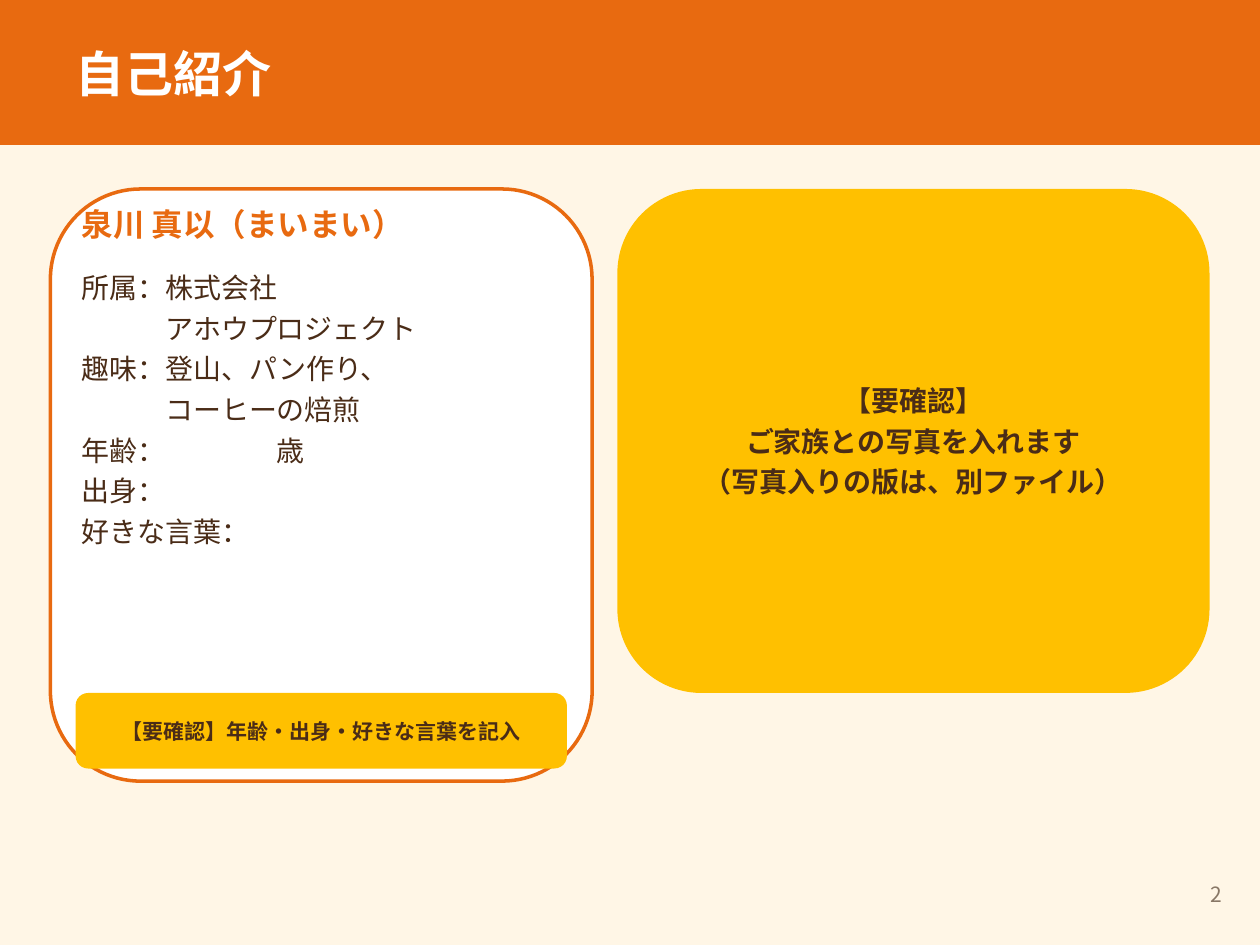
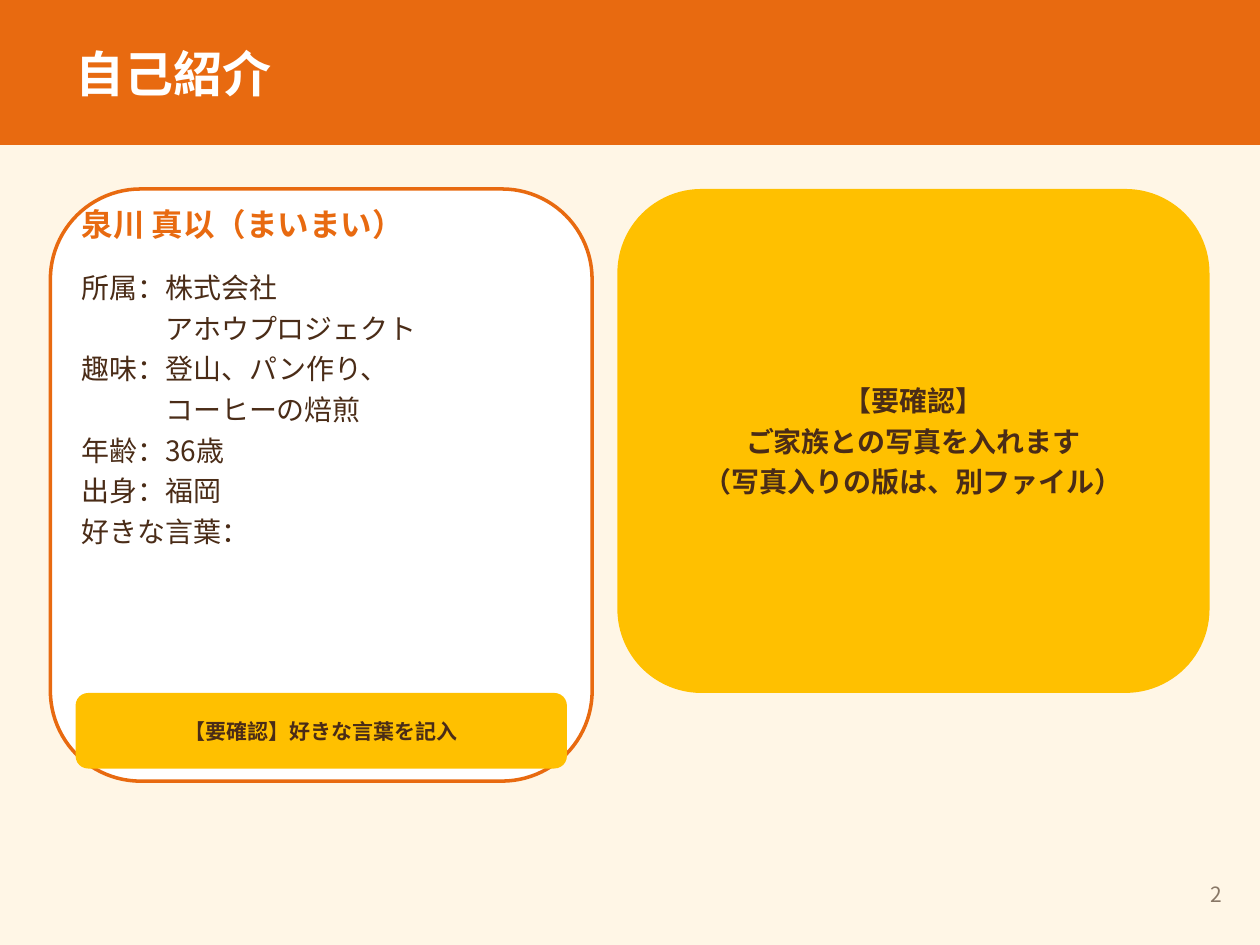
Before and after one commit to ahouprojectmaimai-beep/claude, a slide deck: slide 2 of horimaru/01_ほりまる面接紙芝居_案.pptx. Drawn at 1260x945 pixels with LibreOffice and Linux fonts; fonts in the diff are those of the drawing. Boxes give left, top, right and bottom in pixels: in the first picture for what was removed or moved away, otherwise in the second. Text is boxed around its words. In the diff, an @@ line names an element or a change of style, - is before the commit and + after.

```diff
--- a/horimaru/01_ほりまる面接紙芝居_案.pptx
+++ b/horimaru/01_ほりまる面接紙芝居_案.pptx
@@ text at (82,437,225,504): text changed @@
-年齢： 歳
-出身：
+年齢：36歳
+出身：福岡
@@ text at (185,721,458,741): text changed @@
-【要確認】年齢・出身・好きな言葉を記入
+【要確認】好きな言葉を記入
```
Also in this commit, not shown: 11 other slides changed, 1 slide added.
